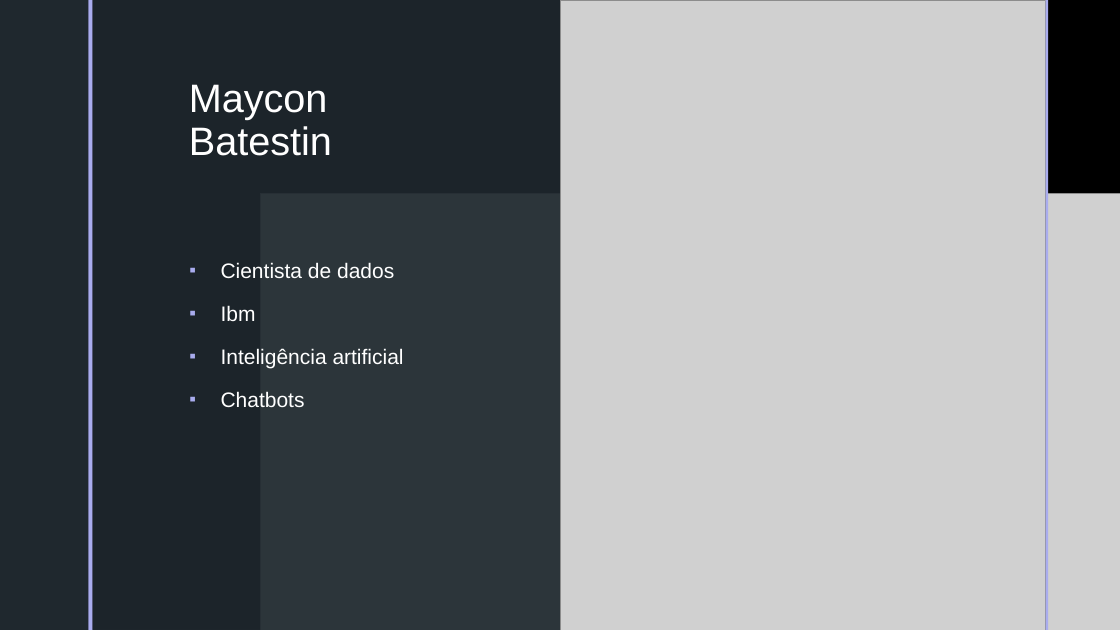
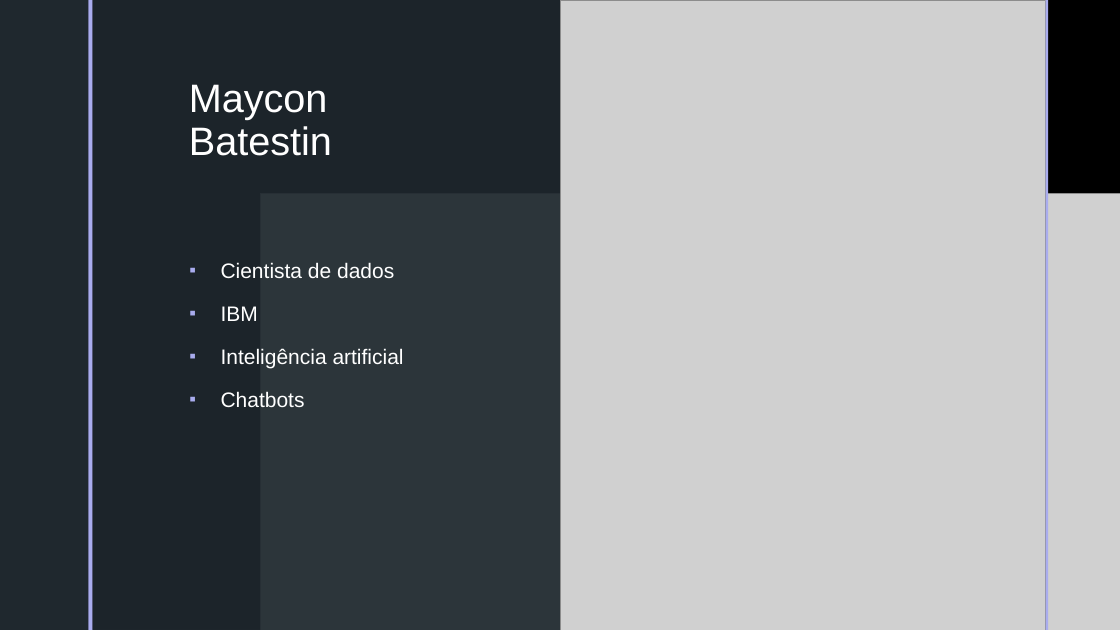
Before and after one commit to batestin1/coding_the_future_dio_prevendo_acoes_com_redes_neurais, a slide deck: slide 2 of materiais/redes_neurais_dio.pptx. Drawn at 1120x630 pixels with LibreOffice and Linux fonts; fonts in the diff are those of the drawing; grey boxes stand for pictures; background and template pictures are left out. Boxes give left, top, right and bottom in pixels: in the first picture for what was removed or moved away, otherwise in the second. Text is boxed around its words. In the diff, an @@ line names an element or a change of style, - is before the commit and + after.

```diff
--- a/materiais/redes_neurais_dio.pptx
+++ b/materiais/redes_neurais_dio.pptx
@@ text at box(221, 306, 258, 321): text changed @@
-▪ Ibm
+▪ IBM
```
Also in this commit, not shown: 2 other slides changed, 7 slides added, 4 slides removed.
